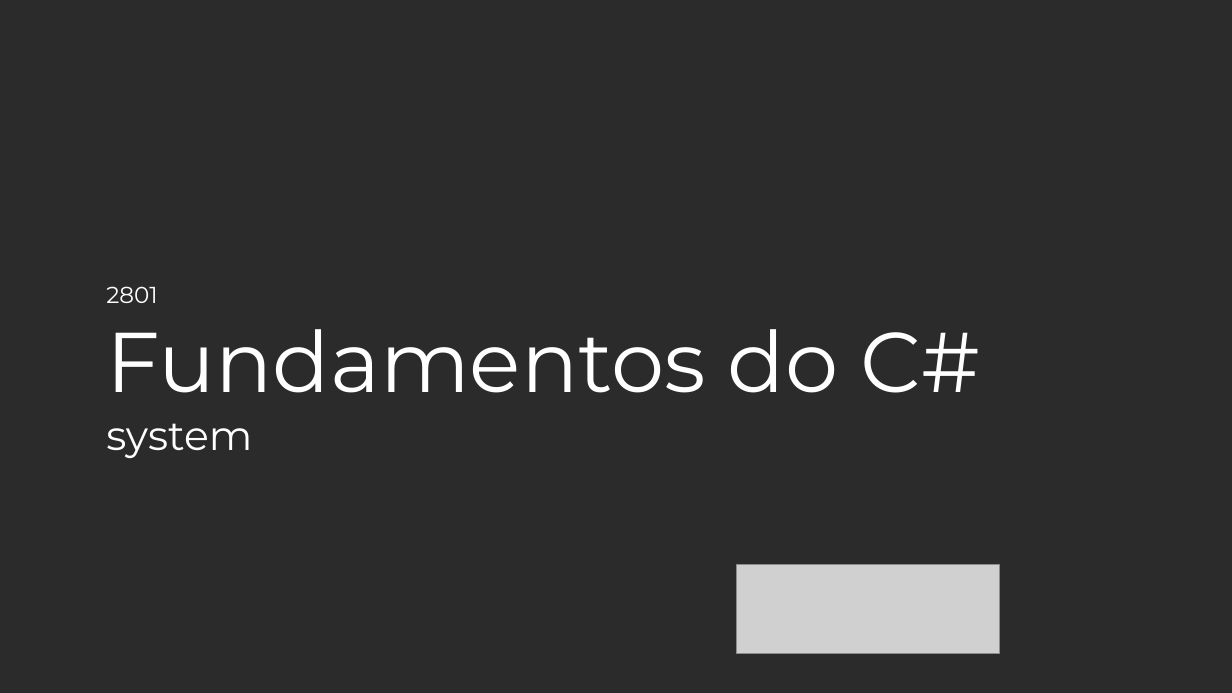
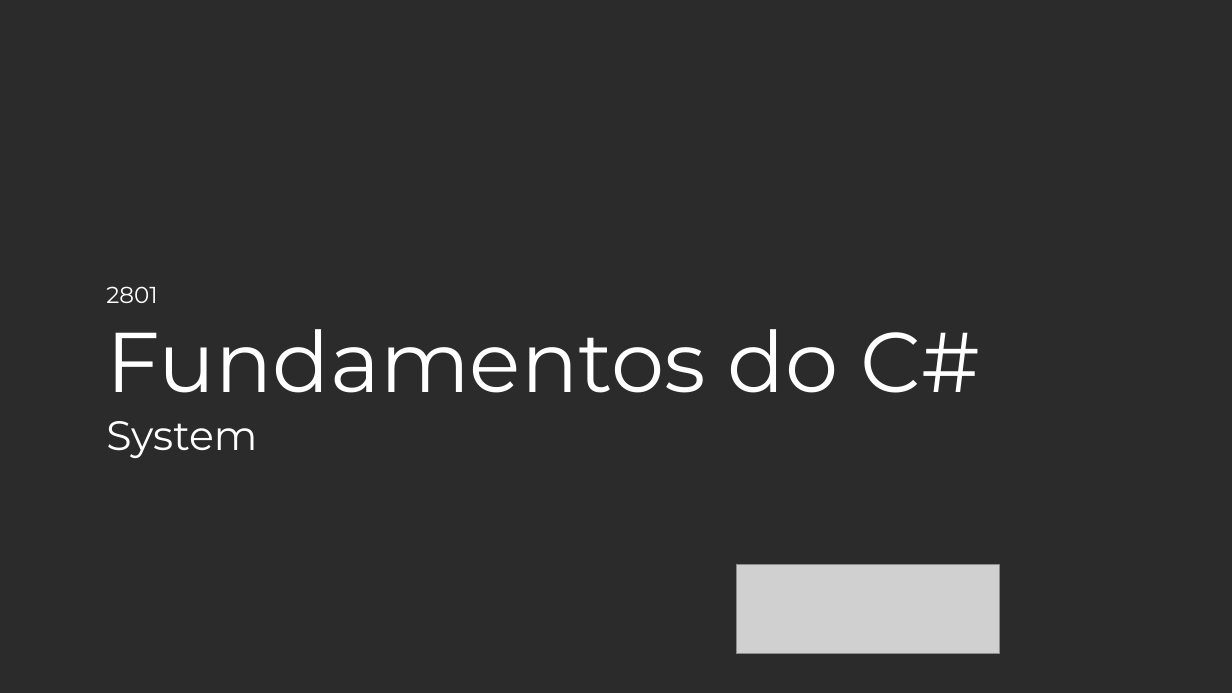
Before and after one commit to balta-io/2801, a slide deck: slide 29 of material-apoio/Modulo 5 - Linguagem de Programacao/2801 - Modulo 5 - Linguagem de Programacao.pptx. Drawn at 1232x693 pixels with LibreOffice and Linux fonts; fonts in the diff are those of the drawing; grey boxes stand for pictures; background and template pictures are left out; a plain dark background stands for a picture behind light text. Boxes give left, top, right and bottom in pixels: in the first picture for what was removed or moved away, otherwise in the second. Text is boxed around its words. In the diff, an @@ line names an element or a change of style, - is before the commit and + after.

```diff
--- a/material-apoio/Modulo 5 - Linguagem de Programacao/2801 - Modulo 5 - Linguagem de Programacao.pptx
+++ b/material-apoio/Modulo 5 - Linguagem de Programacao/2801 - Modulo 5 - Linguagem de Programacao.pptx
@@ text at [106, 421, 257, 458]: text changed @@
-system
+System
```
Also in this commit, not shown: 8 other slides changed, 51 slides added.
